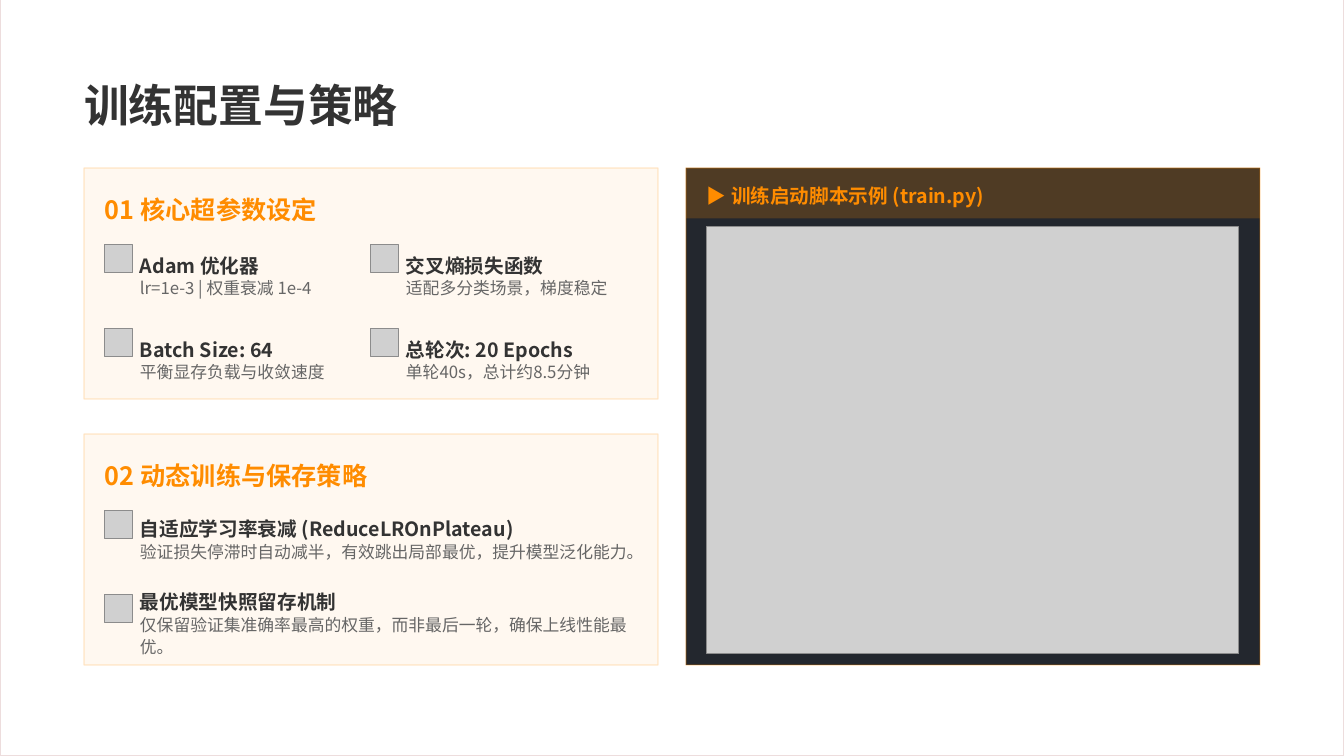
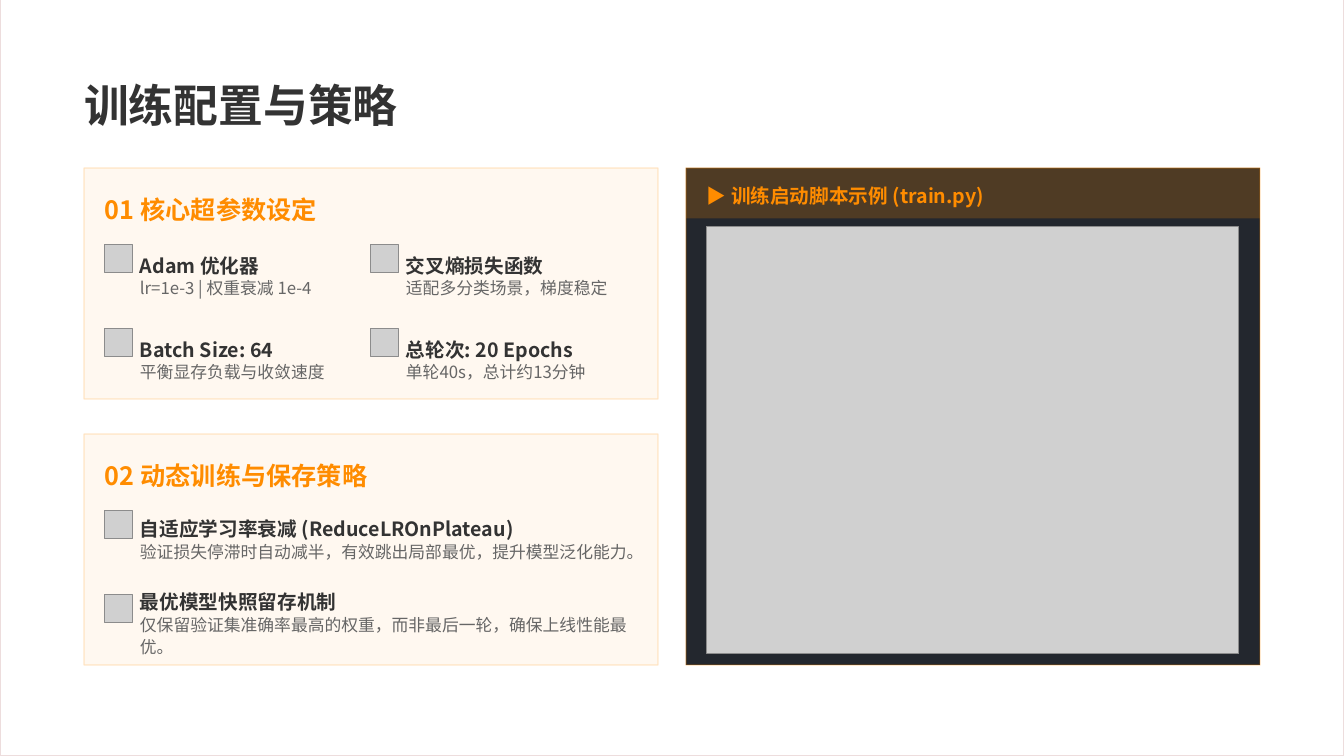
Before and after one commit to Stevelikesfruits/Cat-dog-visual-recognization, a slide deck: slide 14 of 报告/基于PyTorch的猫狗图像识别.pptx. Drawn at 1344x756 pixels with LibreOffice and Linux fonts; fonts in the diff are those of the drawing; grey boxes stand for pictures; background and template pictures are left out. Boxes give left, top, right and bottom in pixels: in the first picture for what was removed or moved away, otherwise in the second. Text is boxed around its words. In the diff, an @@ line names an element or a change of style, - is before the commit and + after.

```diff
--- a/报告/基于PyTorch的猫狗图像识别.pptx
+++ b/报告/基于PyTorch的猫狗图像识别.pptx
@@ text at box(406, 340, 586, 380): text changed @@
-总轮次: 20 Epochs
-单轮40s，总计约8.5分钟
+总轮次: 20 Epochs
+单轮40s，总计约13分钟
```
Also in this commit, not shown: 4 other files.
